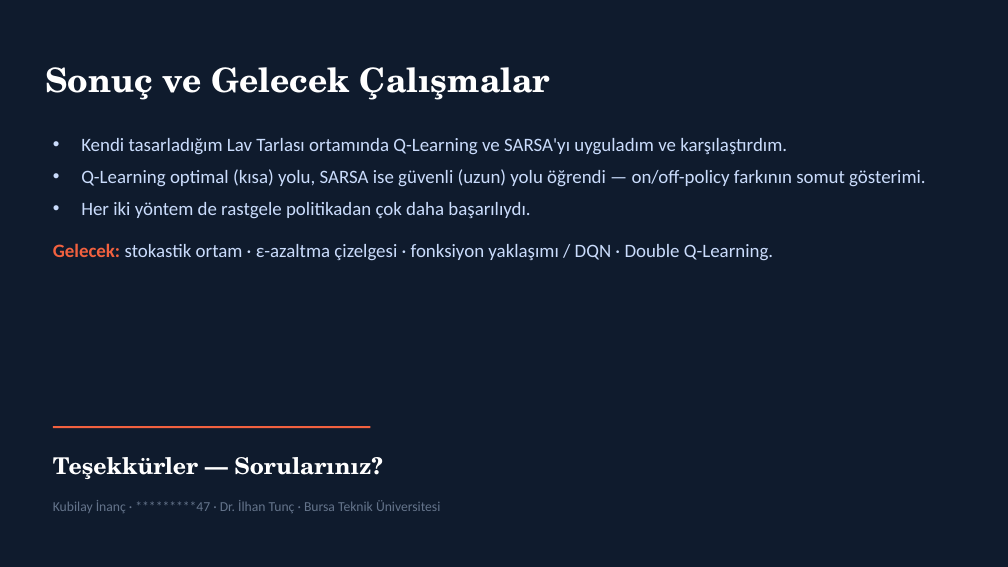
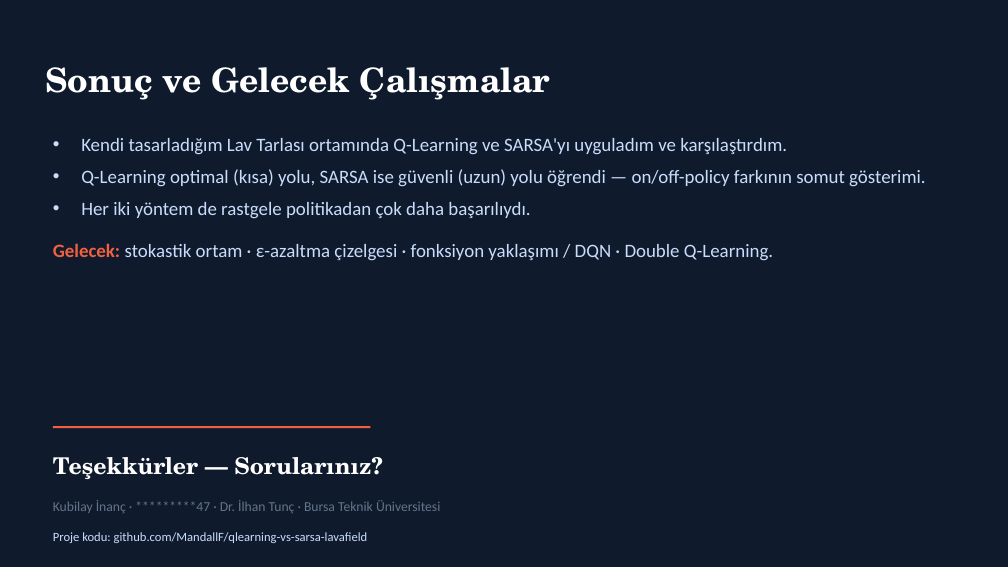
Before and after one commit to MandallF/qlearning-vs-sarsa-lavafield, a slide deck: slide 12 of sunum/Sunum_KubilayInanc.pptx. Drawn at 1008x567 pixels with LibreOffice and Linux fonts; fonts in the diff are those of the drawing. Boxes give left, top, right and bottom in pixels: in the first picture for what was removed or moved away, otherwise in the second. Text is boxed around its words. In the diff, an @@ line names an element or a change of style, - is before the commit and + after.

Commit message:
GitHub bağlantısı ekle ve kod/README'de öğrenci numarasını maskele
Rapor ve sunumun kapağına/son slaytına proje deposu bağlantısı eklendi.
kod/README.md'deki öğrenci numarası gizlilik için maskelendi (*********47);
böylece public repoda hiçbir metinde tam numara kalmadı. sunum/ klasöründeki
maskeli kopyalar bağlantı eklenmiş hâliyle yeniden üretildi.

```diff
--- a/sunum/Sunum_KubilayInanc.pptx
+++ b/sunum/Sunum_KubilayInanc.pptx
@@ text added at [53, 532, 368, 543], 12 pt, text #CADCFC @@
+Proje kodu: github.com/MandallF/qlearning-vs-sarsa-lavafield
```
Also in this commit, not shown: 2 other files.
